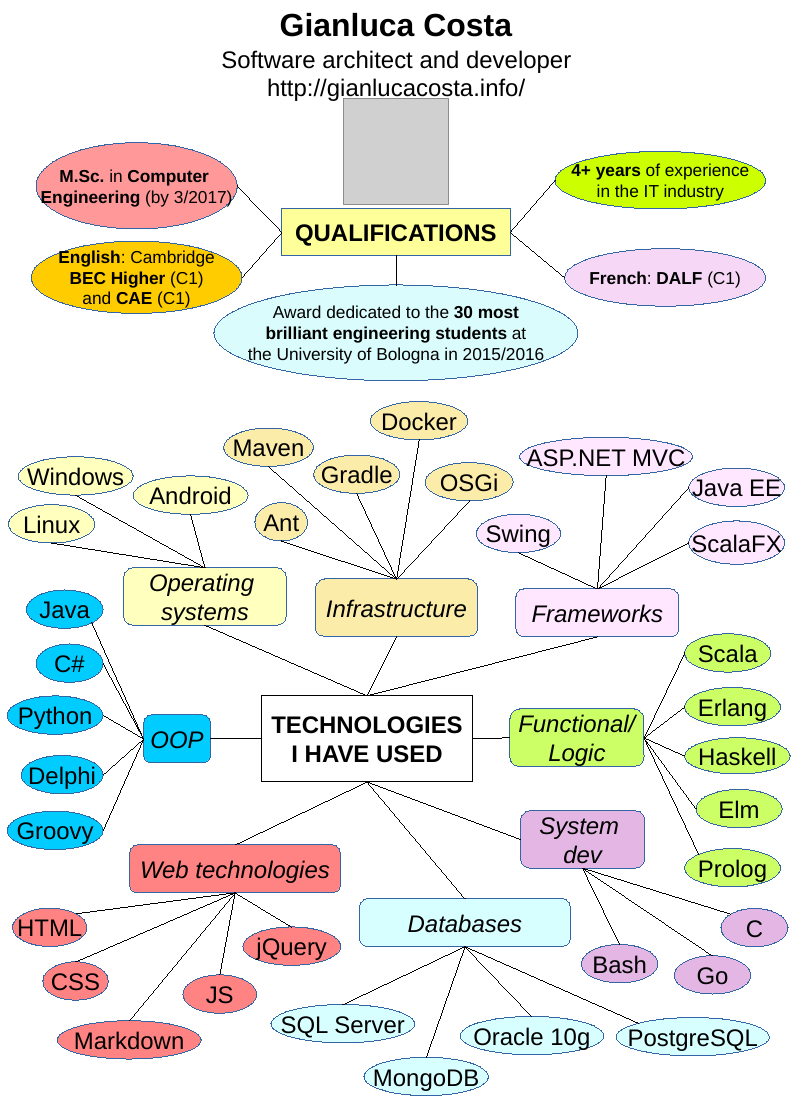
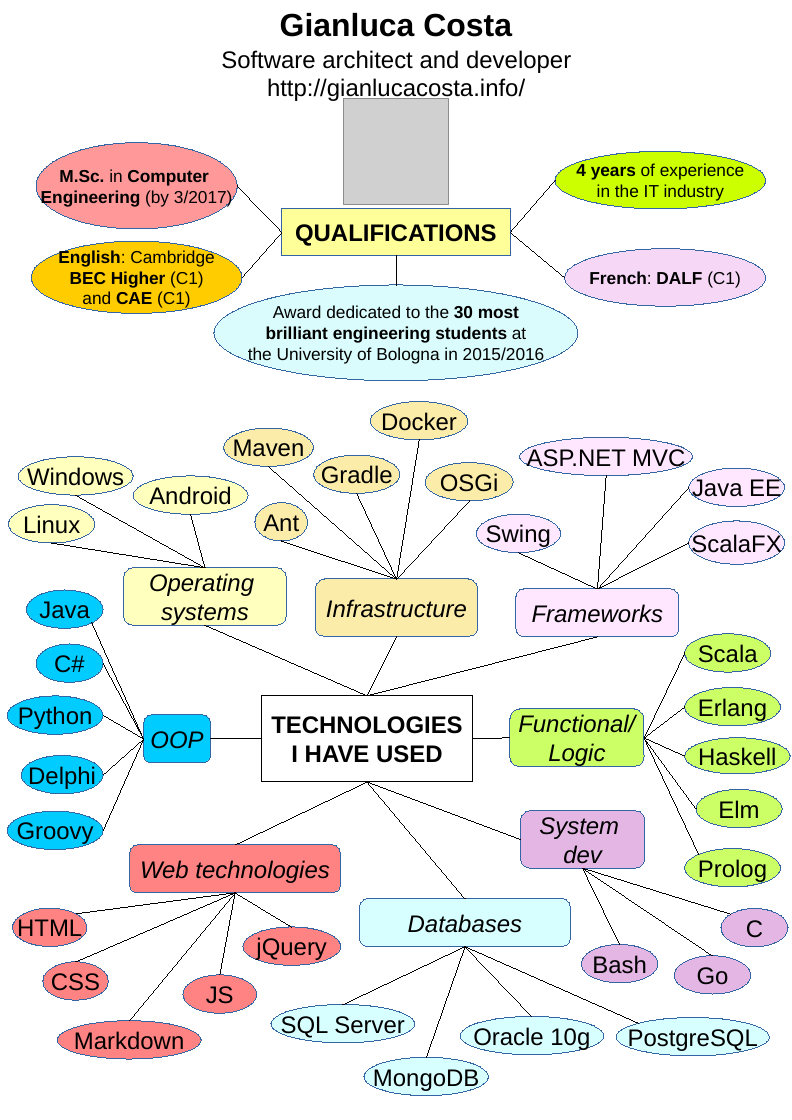
Before and after one commit to giancosta86/giancosta86.github.io, a slide deck: slide 1 of _sources/cv_costa_en.odp. Drawn at 792x1120 pixels with LibreOffice and Linux fonts; fonts in the diff are those of the drawing; grey boxes stand for pictures. Boxes give left, top, right and bottom in pixels: in the first picture for what was removed or moved away, otherwise in the second. Text is boxed around its words. In the diff, an @@ line names an element or a change of style, - is before the commit and + after.

```diff
--- a/_sources/cv_costa_en.odp
+++ b/_sources/cv_costa_en.odp
@@ text in ellipse at <box>576,162,744,180</box>: text changed @@
-4+ years of experience
+4 years of experience
```
Also in this commit, not shown: 1 other slide changed, 2 other files.
